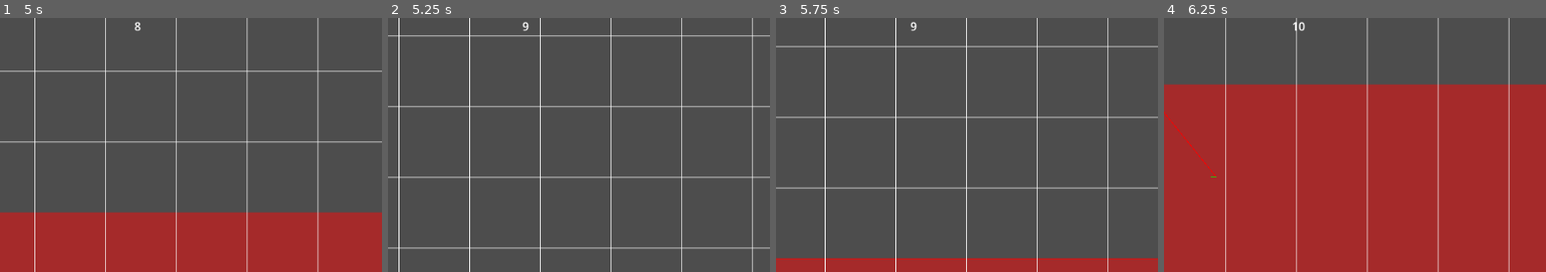
Above: before the commit, frames 1-4 (left to right).
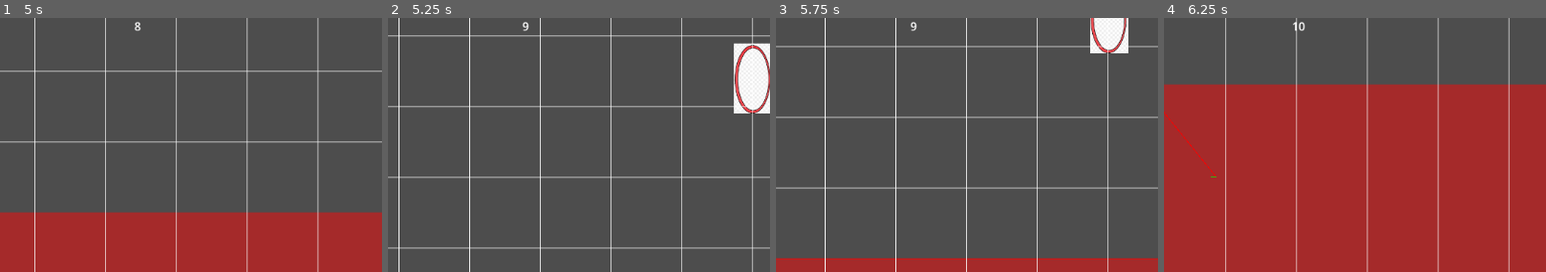
Above: after the commit, the same moments.

Repository: DvirKomlosh/glider
Game: Godot game, scene res://Scences/Main.tscn
Two runs of this game, one before a commit and one after it. Both use one fixed random seed, a clock stepped at 60 frames per second and the inputs below.
Inputs (mouse positions are % of the whole screen's width and height, from its top left):
- Up to frame 1 (5 s): move the mouse to (72, 45) at 0.52 s; tap Space at 0.77, 1.52, 3.02, 3.77, 4.52 s; move the mouse to (30, 55) at 1.27 s; move the mouse to (60, 28) at 2.02 s; move the mouse to (45, 70) at 2.77 s; move the mouse to (80, 65) at 3.52 s; move the mouse to (20, 35) at 4.27 s
- Up to frame 2 (5.25 s): move the mouse to (55, 50) at 5.02 s
- Up to frame 3 (5.75 s): no input
- Up to frame 4 (6.25 s): move the mouse to (35, 25) at 5.77 s; tap Space at 6.02 s
The pictures show only the part of the screen within x 50-100%, y 0-50%; the shares and areas given below are measured in that part.

Frame 1 is identical in both runs. In frame 2, 2.6% of the frame differs, in the area x 90-100%, y 9-38%; in frame 3, 1.4%; in frame 4, nothing differs.

Commit message:
infinite rings

Diff:
--- a/Scences/Main.tscn
+++ b/Scences/Main.tscn
@@ -33,26 +33,25 @@
 horizontal_alignment = 2
 
 [node name="Rings" type="Node2D" parent="."]
-position = Vector2(3281, 1230)
 scale = Vector2(3, 3)
 script = ExtResource("3_n4ehn")
 
 [node name="Ring3" parent="Rings" instance=ExtResource("5_qcl5h")]
-position = Vector2(9404.67, 1953)
-scale = Vector2(2, 2)
+visible = false
+position = Vector2(9404.67, 1227.67)
 
 [node name="Ring2" parent="Rings" instance=ExtResource("5_qcl5h")]
-position = Vector2(7359.33, 1833.33)
-scale = Vector2(2, 2)
+visible = false
+position = Vector2(7359.33, 1193.33)
 
 [node name="Ring" parent="Rings" instance=ExtResource("5_qcl5h")]
-position = Vector2(5742.33, 1639.67)
-scale = Vector2(2, 2)
+visible = false
+position = Vector2(5571.67, 1341)
 
 [node name="Ring4" parent="Rings" instance=ExtResource("5_qcl5h")]
-position = Vector2(26021.7, 1867.67)
-scale = Vector2(2, 2)
+visible = false
+position = Vector2(17915, 1185)
 
 [node name="Ring5" parent="Rings" instance=ExtResource("5_qcl5h")]
-position = Vector2(18792, 2081.33)
-scale = Vector2(2, 2)
+visible = false
+position = Vector2(14440, 1228)
--- a/Scences/Ring.tscn
+++ b/Scences/Ring.tscn
@@ -10,7 +10,7 @@
 size = Vector2(30.3425, 7)
 
 [node name="Ring" type="Node2D"]
-scale = Vector2(12, 12)
+scale = Vector2(2, 2)
 script = ExtResource("1_sas4b")
 
 [node name="Back" type="Sprite2D" parent="."]
--- a/Scripts/Main.gd
+++ b/Scripts/Main.gd
@@ -12,7 +12,8 @@
 	var camera_tween = create_tween()
 	camera_tween.tween_property($Glider/Camera2D, "zoom", Vector2(0.11,0.11) , 0.6)
 	camera_tween.tween_property($Glider/Camera2D, "zoom", Vector2(0.1,0.1) , 1)
-	print("1")
+
+
 # Called every frame. 'delta' is the elapsed time since the previous frame.
 func _process(delta):
 
--- a/Scripts/Rings.gd
+++ b/Scripts/Rings.gd
@@ -1,6 +1,12 @@
 extends Node2D
 
 signal in_hoop
+
+
+
+var ring_scene = preload("res://Scences/Ring.tscn")
+var last_update_position = 0
+var next_ring_update = 100
 
 # Called when the node enters the scene tree for the first time.
 func _ready():
@@ -12,4 +18,30 @@
 
 # Called every frame. 'delta' is the elapsed time since the previous frame.
 func _process(delta):
-	pass
+	var glider_position = $"../Glider".global_position.x
+	if glider_position > next_ring_update:
+		next_ring_update = glider_position + 4000
+		_remove_rings(glider_position)
+		_instentiate_ring(Vector2(next_ring_update, 2200))
+
+
+
+func _instentiate_ring(new_pos: Vector2):
+	'''
+	generates a new ring
+	'''
+	var new_ring = ring_scene.instantiate()
+	new_ring.position.x = new_pos.x
+	new_ring.position.y = new_pos.y
+	add_child(new_ring)
+	new_ring.in_hoop.connect(send_in_hoop)
+
+
+func _remove_rings(glider_pos):
+	'''
+	used to destroy hoops that are way behind us
+	'''
+	for ring in get_children():
+		if glider_pos -10000 - ring.global_position.x > 0:
+			remove_child(ring)
+			return
--- a/Scripts/glider.gd
+++ b/Scripts/glider.gd
@@ -13,7 +13,7 @@
 
 
 func _ready():
-	pass
+	rotation = 0
 
 func _process(delta):
 
@@ -87,7 +87,6 @@
 	queue_redraw()
 
 func _draw():
-	pass
 	if debug_mode:
 		#draw_line(Vector2(0,0),Vector2(1,0) * 500,Color.AQUA, 10)
 		#draw_line(Vector2(0,0),Vector2(0,-1) * 500,Color.AQUA, 10)
